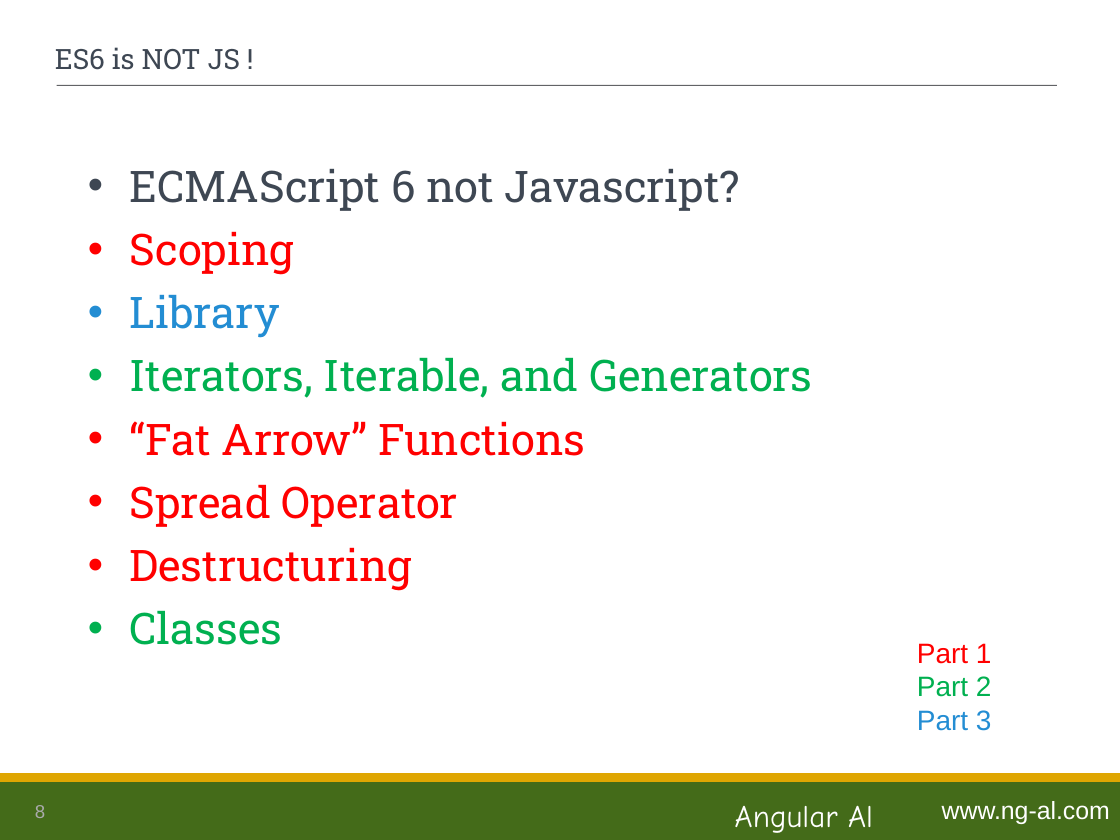
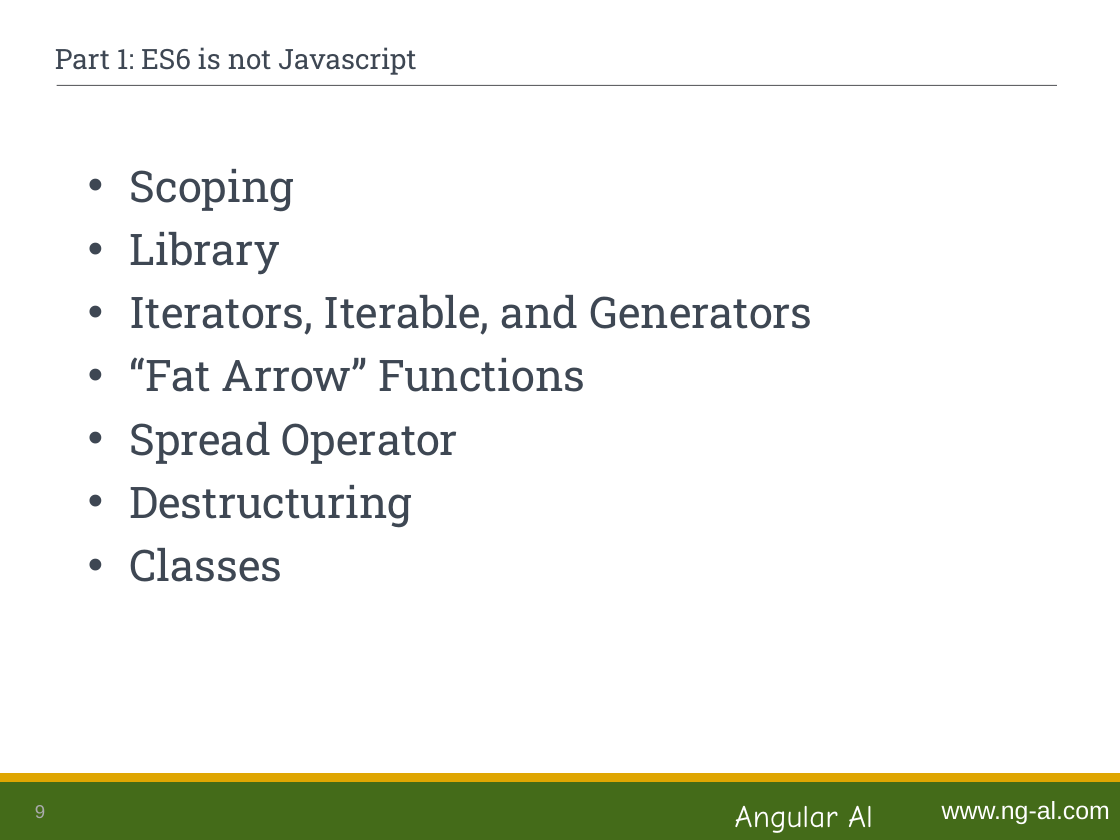
Before and after one commit to ng-al/es6-Intro, a slide deck: slide 9 of es6_Intro.ppt (slide 8 before the commit). Drawn at 1120x840 pixels with LibreOffice and Linux fonts; fonts in the diff are those of the drawing. Boxes give left, top, right and bottom in pixels: in the first picture for what was removed or moved away, otherwise in the second. Text is boxed around its words. In the diff, an @@ line names an element or a change of style, - is before the commit and + after.

Commit message:
Updated slides for part 1, added this examples

```diff
--- a/es6_Intro.ppt
+++ b/es6_Intro.ppt
@@ title at [55,47,416,75]: text changed @@
-ES6 is NOT JS !
+Part 1: ES6 is not Javascript
@@ text "Scoping" at [130,169,812,582]: text colour #FF0000 to #3E4753 in "Scoping", "“Fat Arrow” Functions", "Spread Operator", "Destructuring"; text colour #238DD3 to #3E4753 in "Library"; text colour #00B050 to #3E4753 in "Iterators, Iterable, and Generators", "Classes"; bullet colour #FF0000 to #3E4753; bullet colour #238DD3 to #3E4753; bullet colour #00B050 to #3E4753 @@
@@ text at [130,169,740,211]: paragraph removed @@
-• ECMAScript 6 not Javascript?
@@ text removed at [917,643,992,731] @@
-Part 1
-Part 2
-Part 3
@@ page number at [35,805,45,818]: text changed @@
-8
+9
```
Also in this commit, not shown: 8 other slides changed, 2 slides added, 4 other files.
